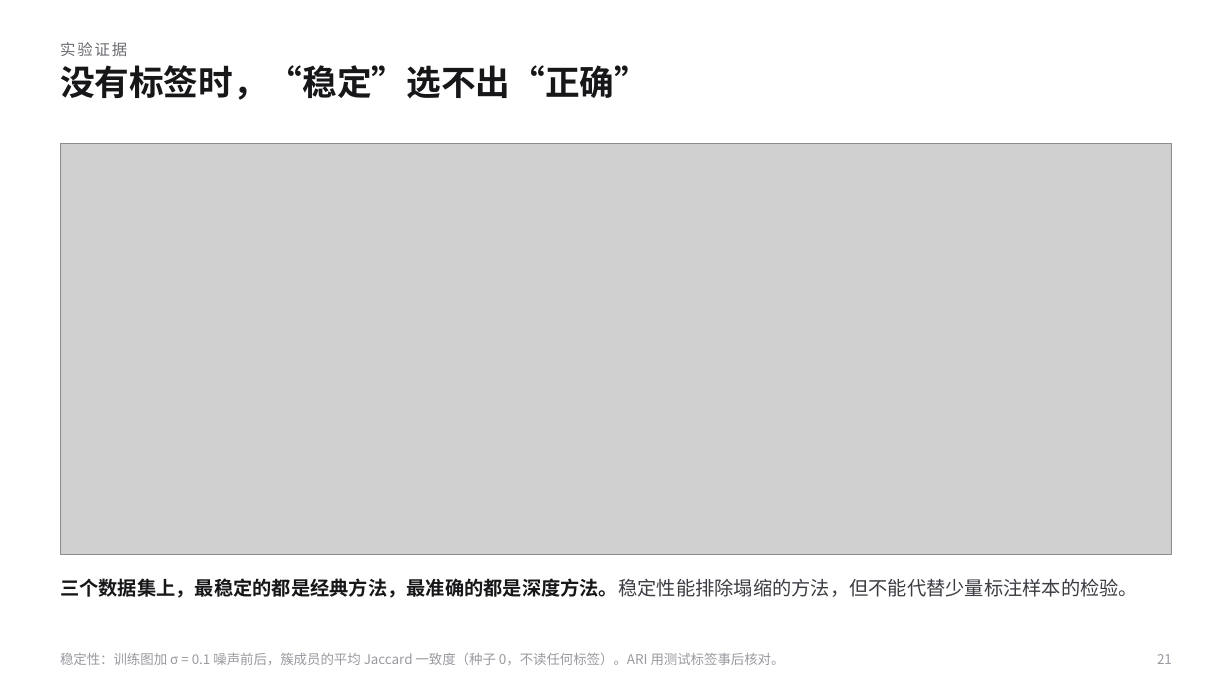
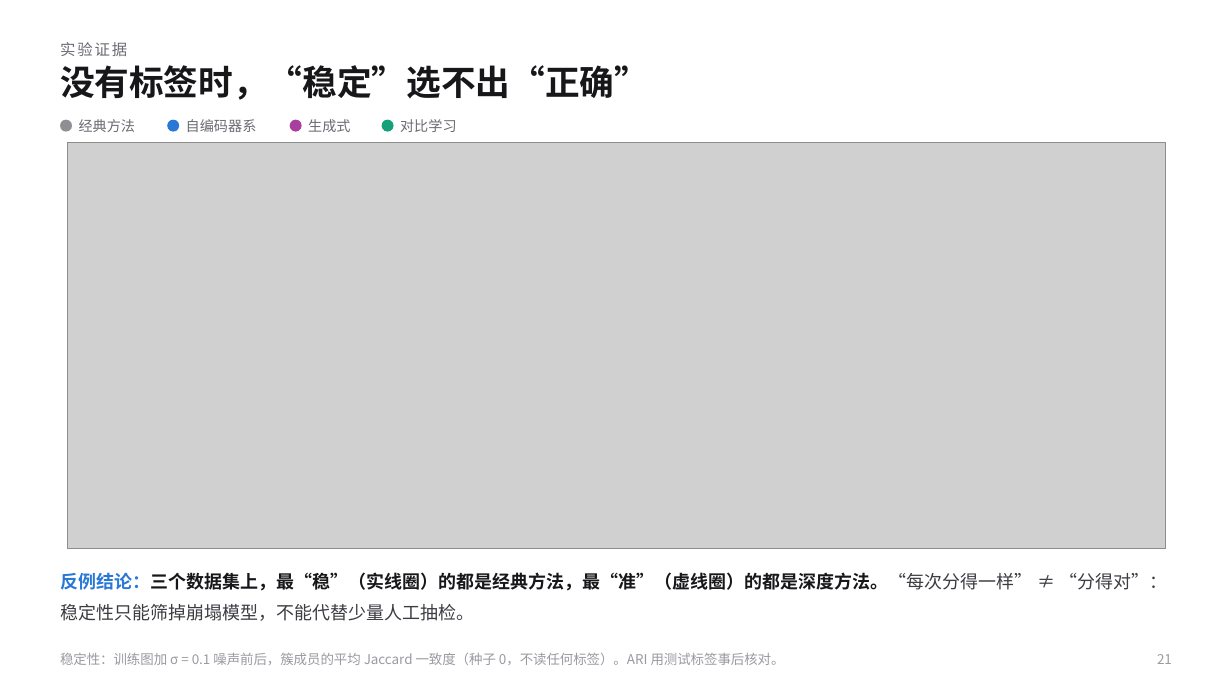
Before and after one commit to KQYaili/DeepClustering-Survey, a slide deck: slide 21 of presentation/deep-clustering-evolution-selection-guide.pptx. Drawn at 1232x693 pixels with LibreOffice and Linux fonts; fonts in the diff are those of the drawing; grey boxes stand for pictures. Boxes give left, top, right and bottom in pixels: in the first picture for what was removed or moved away, otherwise in the second. Text is boxed around its words. In the diff, an @@ line names an element or a change of style, - is before the commit and + after.

Commit message:
优化汇报幻灯片、图表标注与讲稿易懂度

```diff
--- a/presentation/deep-clustering-evolution-selection-guide.pptx
+++ b/presentation/deep-clustering-evolution-selection-guide.pptx
@@ ellipse added at [60, 119, 72, 131], fill #8E8E93 @@
@@ text added at [79, 119, 136, 132], 11 pt, text #6B6B73 @@
+经典方法
@@ ellipse added at [167, 119, 179, 131], fill #2A78D6 @@
@@ text added at [186, 119, 257, 132], 11 pt, text #6B6B73 @@
+自编码器系
@@ ellipse added at [289, 119, 301, 131], fill #A83E9E @@
@@ text added at [308, 119, 350, 132], 11 pt, text #6B6B73 @@
+生成式
@@ ellipse added at [382, 119, 394, 131], fill #16A07A @@
@@ text added at [400, 119, 457, 132], 11 pt, text #6B6B73 @@
+对比学习
@@ picture: place and size @@
-picture at [60, 143, 1172, 555]
+picture at [67, 142, 1165, 548]
@@ text at [60, 572, 1167, 621]: text changed; size 15 to 14 pt @@
-三个数据集上，最稳定的都是经典方法，最准确的都是深度方法。稳定性能排除塌缩的方法，但不能代替少量标注样本的检验。
+反例结论：三个数据集上，最“稳”（实线圈）的都是经典方法，最“准”（虚线圈）的都是深度方法。“每次分得一样” ≠ “分得对”：稳定性只能筛掉崩塌模型，不能代替少量人工抽检。
```
Also in this commit, not shown: 28 other slides changed, 17 other files.
